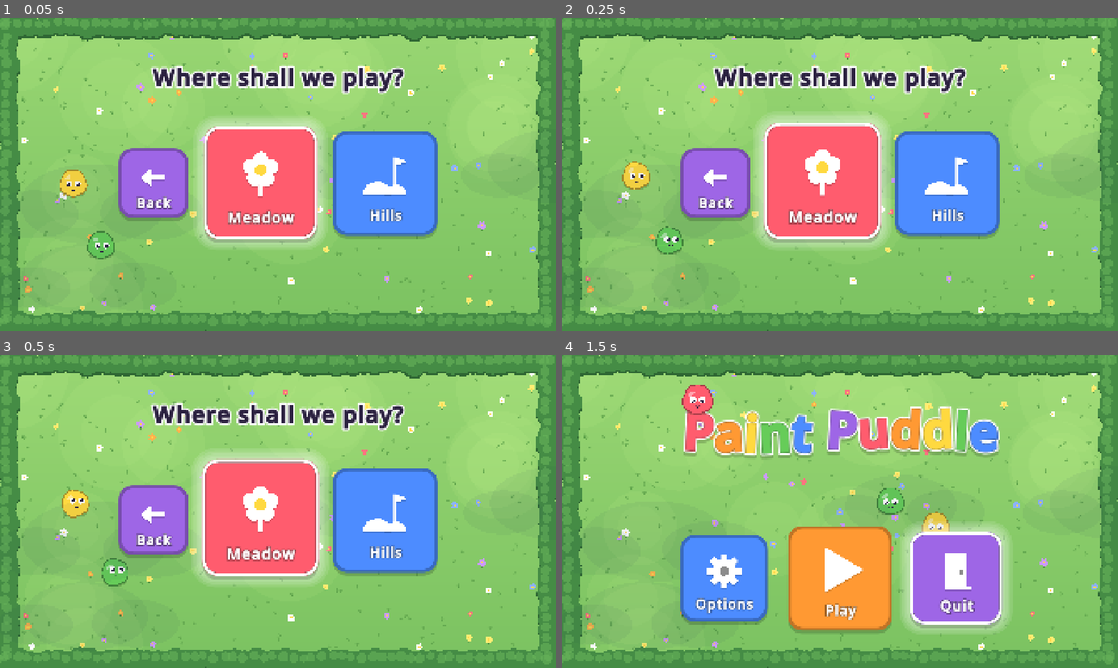
Above: before the commit, frames 1-4 (two rows, left to right).
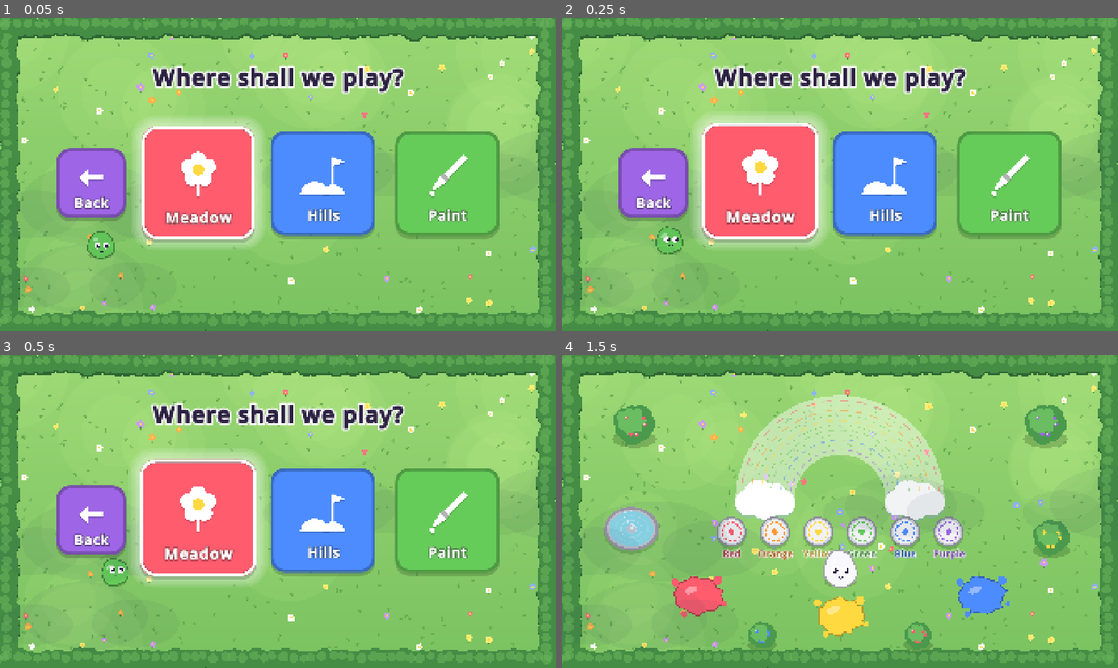
Above: after the commit, the same moments.

Repository: Teeohbee/paint-puddle
Game: Godot game, scene res://ui/play_menu.tscn
Same seed, same stepped clock (60 frames per second), same inputs: the game is played once before the commit and once after it. This scene is started directly instead of the project's main scene.
Inputs (mouse positions are in pixels of both pictures, inside the frame that each line leads up to):
- Up to frame 1 (0.05 s): no input
- Up to frame 2 (0.25 s): no input
- Up to frame 3 (0.5 s): no input
- Up to frame 4 (1.5 s): click (717, 520) at 0.52 s; tap Enter (ui_accept) at 1.25 s; move the mouse to (962, 495) at 1.27 s; hold Right (move_right) from 1.28 s (still down); hold Space (act) from 1.28 s (still down); click (962, 495) at 1.42 s

The runs differ from the first frame. In frame 1, 23% of the frame differs, in the area x 10-90%, y 32-74%; in frame 2, 23%; in frame 3, 23%; in frame 4, 35%, in the area x 7-92%, y 9-95%.

Commit message:
feat: Paint mode - drive the blob round a big sheet of paper, painting as it goes
A Paint tile on the play menu. Puddles mix colours like the meadow, the
fountain washes the blob clean, and the sponge in the corner wipes the
picture. No tasks, no score.

Diff:
--- /dev/null
+++ b/paint/paint_studio.gd
@@ -0,0 +1,97 @@
+class_name PaintStudio
+extends Node2D
+## Paint mode: no tasks, just a big sheet of paper. The blob paints wherever
+## it goes in whatever colour it's wearing. Puddles mix colours like the
+## meadow, the fountain washes the blob clean, and the sponge wipes the picture.
+
+const BLOB_SCENE: PackedScene = preload("res://blob/meadow_blob.tscn")
+const PUDDLE_LAYOUT: Dictionary = {
+	"red": Vector2(560, 930),
+	"yellow": Vector2(960, 930),
+	"blue": Vector2(1360, 930),
+}
+const FOUNTAIN_POSITION: Vector2 = Vector2(200, 920)
+const SPONGE_POSITION: Vector2 = Vector2(1700, 900)
+## Paint comes off the bottom of the blob, not its middle.
+const BRUSH_OFFSET: Vector2 = Vector2(0, 24)
+const PAPER_COLOUR: Color = Color(1.0, 0.98, 0.94)
+
+var blob: MeadowBlob
+var canvas: PaintCanvas
+var puddles: Dictionary = {}
+var fountain: Fountain
+var sponge: Sponge
+var effects_layer: Node2D
+var last_brush_position: Vector2
+
+
+func _ready() -> void:
+	Music.play_track("meadow")
+	add_to_group("gameplay")
+	var paper: ColorRect = ColorRect.new()
+	paper.color = PAPER_COLOUR
+	paper.size = Vector2(PaintCanvas.PICTURE_SIZE)
+	paper.mouse_filter = Control.MOUSE_FILTER_IGNORE
+	add_child(paper)
+	canvas = PaintCanvas.new()
+	add_child(canvas)
+	for paint_name in PUDDLE_LAYOUT:
+		var puddle: PaintPuddle = PaintPuddle.new()
+		puddle.paint_name = paint_name
+		puddle.position = PUDDLE_LAYOUT[paint_name]
+		puddle.blob_entered.connect(on_puddle_entered)
+		add_child(puddle)
+		puddles[paint_name] = puddle
+	fountain = Fountain.new()
+	fountain.position = FOUNTAIN_POSITION
+	fountain.blob_entered.connect(on_fountain_entered)
+	add_child(fountain)
+	sponge = Sponge.new()
+	sponge.position = SPONGE_POSITION
+	sponge.wiped.connect(wipe_picture)
+	add_child(sponge)
+
+	blob = BLOB_SCENE.instantiate()
+	blob.position = Vector2(960, 480)
+	add_child(blob)
+	blob.bumped_into_something.connect(func(): Sound.play("bump"))
+	last_brush_position = blob.position + BRUSH_OFFSET
+	effects_layer = Node2D.new()
+	add_child(effects_layer)
+	add_child(Hedge.new())
+	var pause_menu: PauseMenu = PauseMenu.new()
+	pause_menu.name = "PauseMenu"
+	add_child(pause_menu)
+
+
+func _physics_process(_delta: float) -> void:
+	var brush_position: Vector2 = blob.position + BRUSH_OFFSET
+	var has_moved: bool = brush_position != last_brush_position
+	if has_moved and blob.paint_name != "clean":
+		canvas.paint_line(last_brush_position, brush_position, PaintMixing.colour_of(blob.paint_name))
+	last_brush_position = brush_position
+
+
+func on_puddle_entered(puddle: PaintPuddle) -> void:
+	var paint_after: String = PaintMixing.mix(blob.paint_name, puddle.paint_name)
+	PaintSplash.burst(effects_layer, blob.position, PaintMixing.colour_of(puddle.paint_name))
+	Sound.play("plop")
+	if paint_after == blob.paint_name:
+		blob.look.squash_stretch.kick(Vector2(-6, 6))
+		return
+	blob.change_paint(paint_after)
+
+
+func on_fountain_entered() -> void:
+	if blob.paint_name == "clean":
+		return
+	PaintSplash.burst(effects_layer, blob.position, Color(0.85, 0.97, 1.0), 18, 600)
+	Sound.play("wash", 0.0)
+	blob.change_paint("clean")
+
+
+func wipe_picture() -> void:
+	canvas.wipe()
+	PaintSplash.burst(effects_layer, sponge.position, Color(0.85, 0.97, 1.0), 24, 700)
+	Sound.play("wash", 0.0)
+	blob.look.squash_stretch.kick(Vector2(-14, 12))
--- /dev/null
+++ b/paint/paint_studio.tscn
@@ -0,0 +1,6 @@
+[gd_scene load_steps=2 format=3]
+
+[ext_resource type="Script" path="res://paint/paint_studio.gd" id="1"]
+
+[node name="PaintStudio" type="Node2D"]
+script = ExtResource("1")
--- a/ui/menu_icons.gd
+++ b/ui/menu_icons.gd
@@ -12,6 +12,7 @@
 		"options": draw_cog(canvas, centre, size, colour)
 		"quit": draw_door(canvas, centre, size, colour)
 		"meadow": draw_flower(canvas, centre, size, colour)
+		"paint": draw_brush(canvas, centre, size, colour)
 		"hills": draw_hills(canvas, centre, size, colour)
 		"restart": draw_restart(canvas, centre, size, colour)
 		"home": draw_house(canvas, centre, size, colour)
@@ -64,6 +65,19 @@
 			- Vector2(0, size * 0.08)
 		canvas.draw_circle(petal_centre, size * 0.16, colour)
 	canvas.draw_circle(centre - Vector2(0, size * 0.08), size * 0.12, PaintColours.YELLOW)
+
+
+static func draw_brush(canvas: CanvasItem, centre: Vector2, size: float, colour: Color) -> void:
+	var along: Vector2 = Vector2(1, -1).normalized()
+	var across: Vector2 = along.orthogonal()
+	var tip: Vector2 = centre + Vector2(-size * 0.3, size * 0.3)
+	var neck: Vector2 = tip + along * size * 0.28
+	canvas.draw_line(neck, centre + Vector2(size * 0.42, -size * 0.42), colour, size * 0.12, true)
+	canvas.draw_line(neck - along * size * 0.02, neck + along * size * 0.12, colour.darkened(0.3), size * 0.17, true)
+	canvas.draw_colored_polygon(PackedVector2Array([
+		neck + across * size * 0.1, neck - across * size * 0.1, tip - across * size * 0.03 - along * size * 0.04,
+		tip + across * size * 0.03 - along * size * 0.04]), colour)
+	canvas.draw_circle(tip + Vector2(-size * 0.04, size * 0.12), size * 0.06, colour)
 
 
 static func draw_hills(canvas: CanvasItem, centre: Vector2, size: float, colour: Color) -> void:
--- a/ui/play_menu.gd
+++ b/ui/play_menu.gd
@@ -1,5 +1,5 @@
 extends MenuScreen
-## Where shall we play? The Meadow, or the Hills once they're ready.
+## Where shall we play? The Meadow, the Hills or Paint.
 
 
 func _ready() -> void:
@@ -10,11 +10,13 @@
 	var back: MenuTile = make_tile("Back", "back", PaintColours.PURPLE, Vector2(240, 240))
 	var meadow: MenuTile = make_tile("Meadow", "meadow", PaintColours.RED, Vector2(360, 360))
 	var hills: MenuTile = make_tile("Hills", "hills", PaintColours.BLUE, Vector2(360, 360))
-	for tile in [back, meadow, hills]:
+	var paint: MenuTile = make_tile("Paint", "paint", PaintColours.GREEN, Vector2(360, 360))
+	for tile in [back, meadow, hills, paint]:
 		tile.size_flags_vertical = Control.SIZE_SHRINK_CENTER
 		row.add_child(tile)
 	back.chosen.connect(func(): SceneManager.go_to("res://ui/title_screen.tscn"))
 	meadow.chosen.connect(func(): SceneManager.go_to("res://meadow/meadow.tscn"))
 	hills.chosen.connect(func(): SceneManager.go_to("res://ui/hills_menu.tscn"))
+	paint.chosen.connect(func(): SceneManager.go_to("res://paint/paint_studio.tscn"))
 	first_focus = meadow
 	meadow.grab_focus_quietly.call_deferred()
Not shown, added: paint/paint_studio.gd.uid
